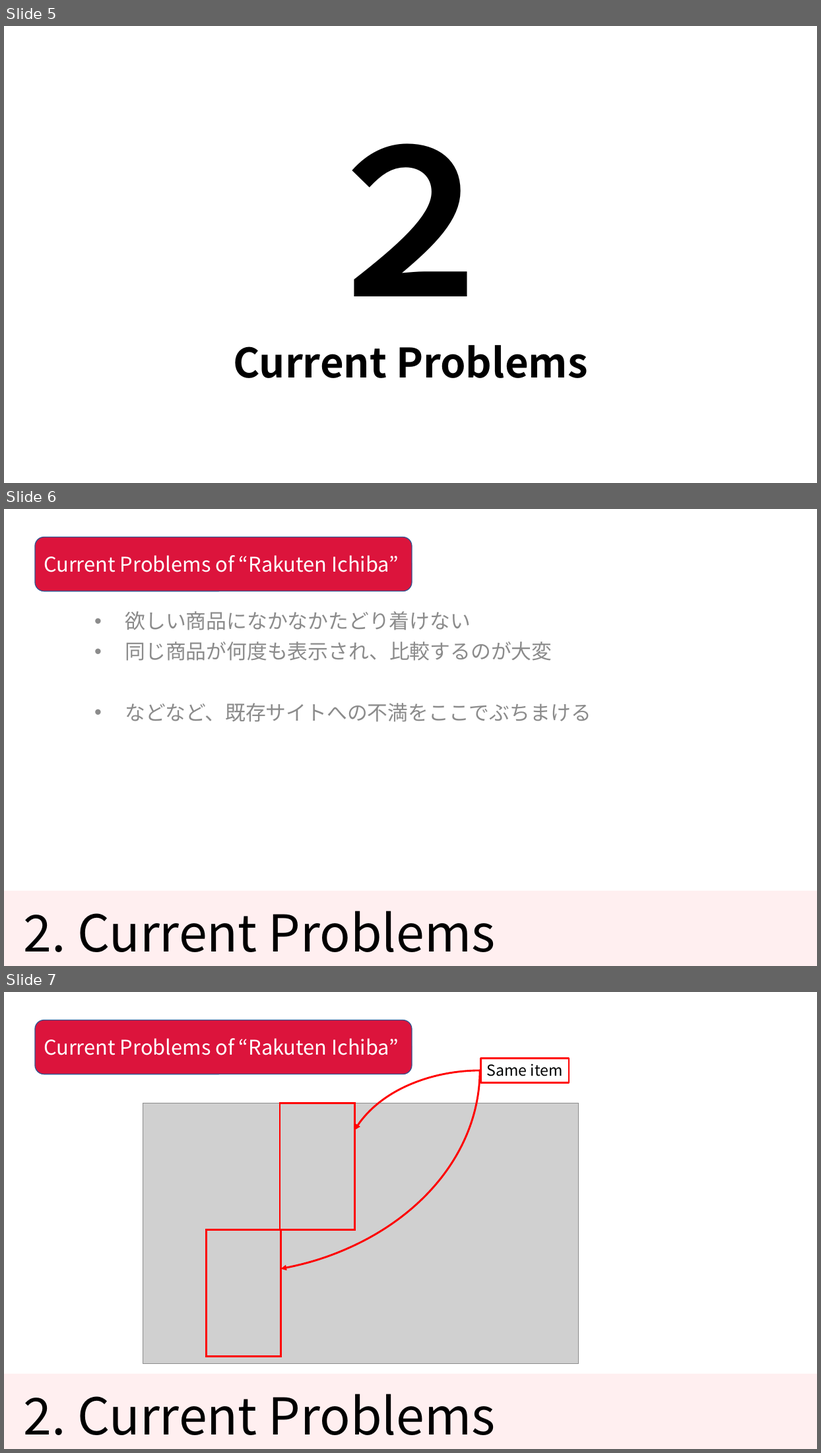
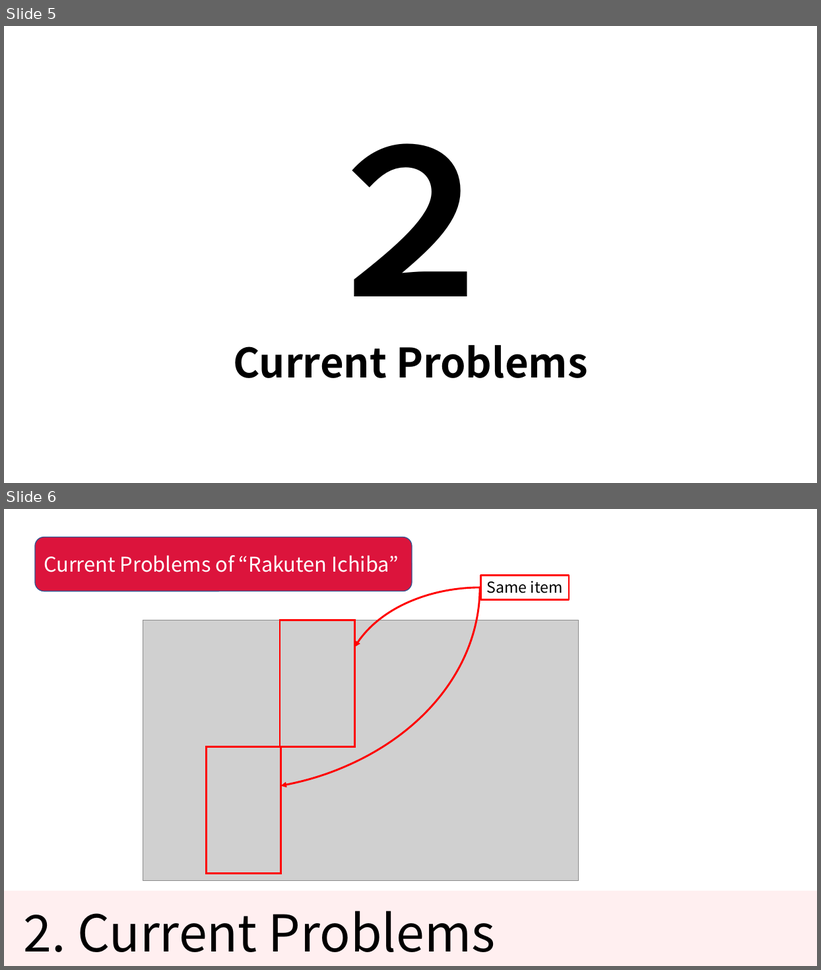
Before and after one commit to KNobuki/Rakuten_fashion, a slide deck: presentation/Presentation.pptx. Shown one above the other, each under a label of ours: slides 5, 6 and 7 before the commit, slides 5 and 6 after it. The pictures are 821x1453 and 821x970 pixels, drawn with LibreOffice and Linux fonts; fonts in the diff are those of the drawing; grey boxes stand for pictures. Boxes give left, top, right and bottom in pixels: in the first picture for what was removed or moved away, otherwise in the second. Text is boxed around its words. In the diff, an @@ line names an element or a change of style, - is before the commit and + after.

```diff
--- a/presentation/Presentation.pptx
+++ b/presentation/Presentation.pptx
@@ slide 6 removed at (4, 509, 817, 966), background #FFFFFF; not listed: 1 template element that a slide beside it also shows @@
@@ rounded rectangle removed at (35, 537, 412, 591) @@
-Current Problems of “Rakuten Ichiba”
@@ text removed at (125, 611, 591, 722) @@
-• 欲しい商品になかなかたどり着けない
-• 同じ商品が何度も表示され、比較するのが大変
-• などなど、既存サイトへの不満をここでぶちまける
@@ title removed at (24, 911, 496, 953) @@
-2. Current Problems
@@ what was slide 7 is now slide 6 @@
```
Also in this commit, not shown: 3 slides changed, 1 slide added, 1 other slide removed.
